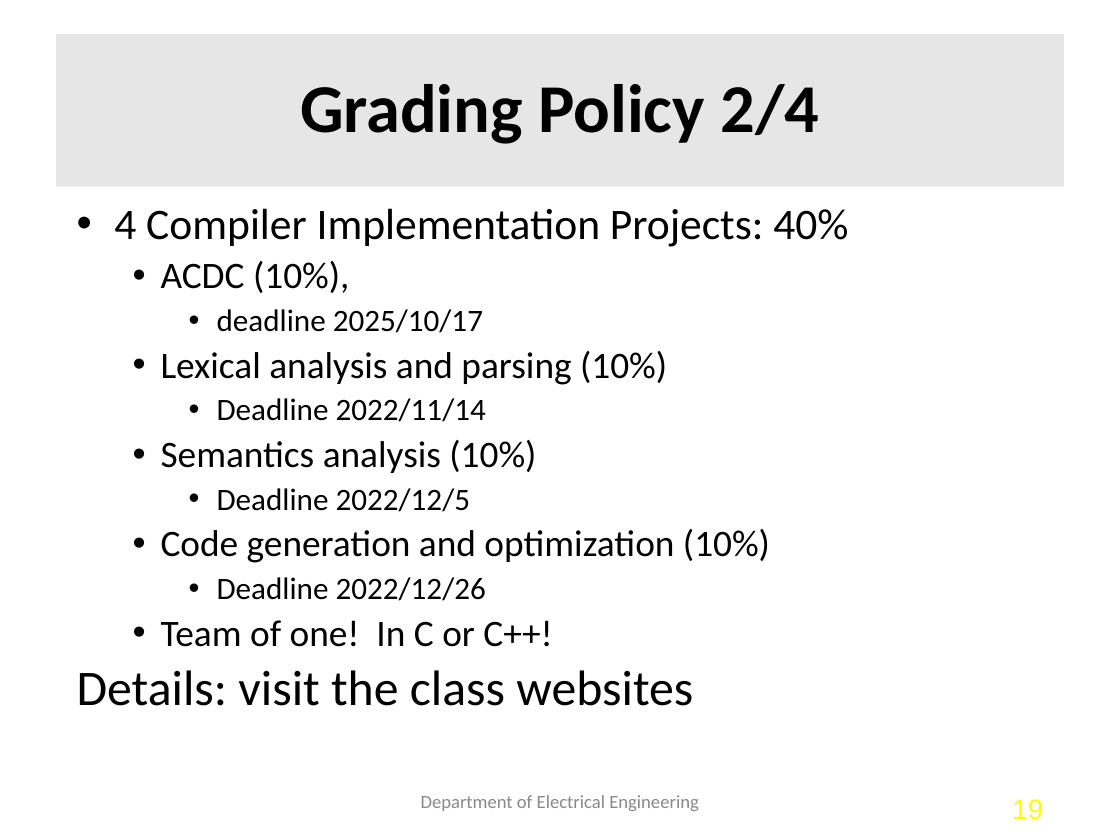
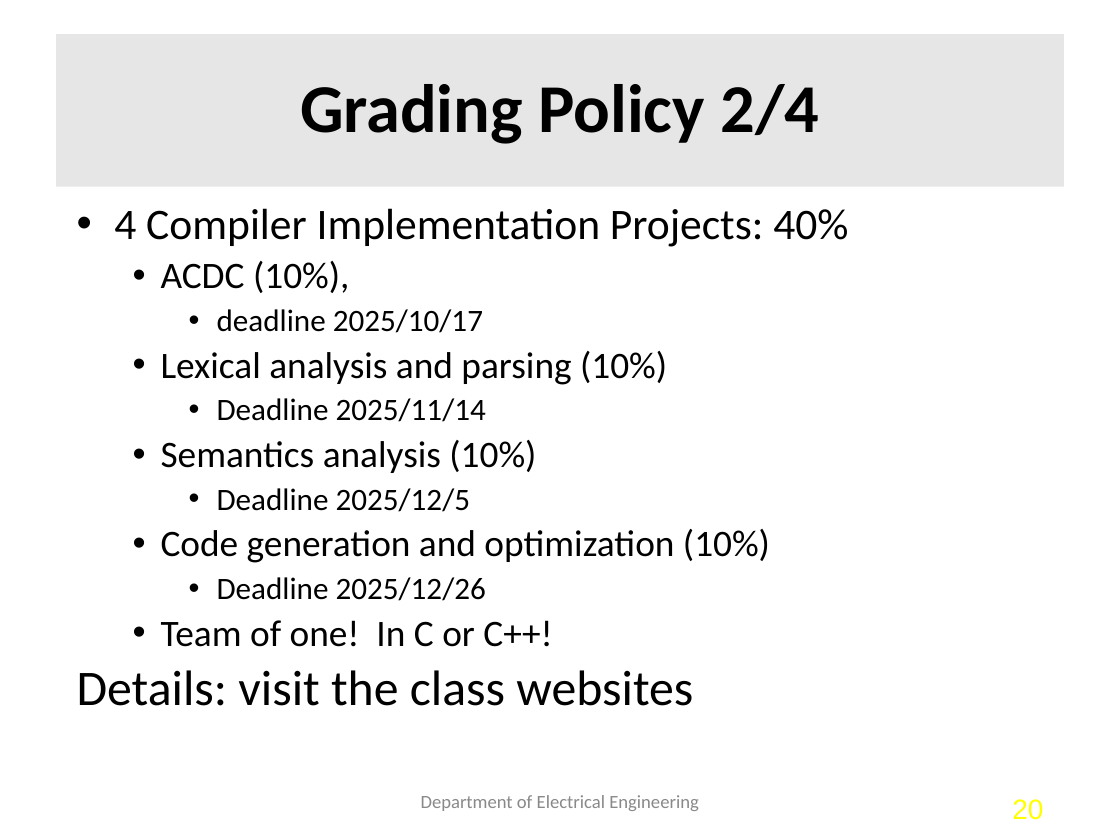
Before and after one commit to farnking/Farn-Wang-WWW, a slide deck: slide 20 of courses/Compiler/2025.fall/Syllabus.pptx (slide 19 before the commit). Drawn at 1120x840 pixels with LibreOffice and Linux fonts; fonts in the diff are those of the drawing. Boxes give left, top, right and bottom in pixels: in the first picture for what was removed or moved away, otherwise in the second. Text is boxed around its words. In the diff, an @@ line names an element or a change of style, - is before the commit and + after.

```diff
--- a/courses/Compiler/2025.fall/Syllabus.pptx
+++ b/courses/Compiler/2025.fall/Syllabus.pptx
@@ text at <box>217,398,486,422</box>: text changed @@
-    • Deadline 2022/11/14
+    • Deadline 2025/11/14
@@ text at <box>217,488,470,512</box>: text changed @@
-    • Deadline 2022/12/5
+    • Deadline 2025/12/5
@@ text at <box>217,577,486,601</box>: text changed @@
-    • Deadline 2022/12/26
+    • Deadline 2025/12/26
@@ page number at <box>1012,799,1043,820</box>: text changed @@
-19
+20
```
Also in this commit, not shown: 2 other slides changed, 1 slide added, 3 other files.
